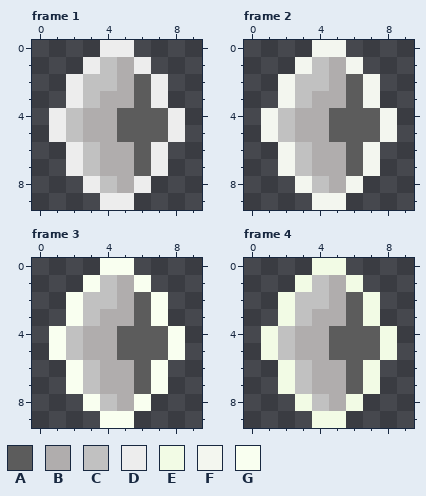
A pixel-art file gets an edit: Art/misc/portals/portal_idle.ase. Above: the version before the commit.
10x10 pixels, 7 frames. Colours within 5 levels of each other are drawn and written as one. Shown: frame 1, frame 2, frame 3, frame 4. The commit also changed other frames, which this record leaves out.
Palette (. is transparent): A #5c5c5c  B #b0adad  C #c1c1c1  D #ededed  E #f2fbe5  F #f3f6ef  G #f9fff0
After:
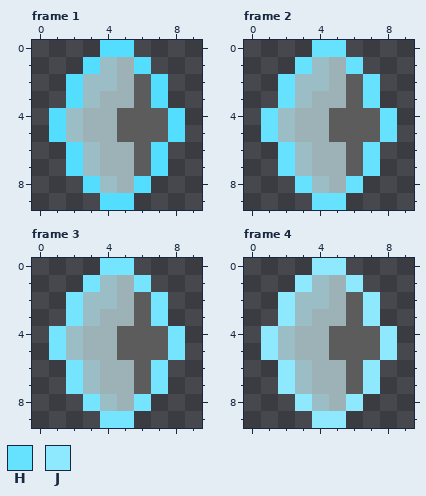
Colours new in this view: H #66e2ff  J #8ee9ff
Diff:
layer "Layer" now hidden
layer "blue_going" added
Colour B changes from #b0adad to #9cb2b7.
Colour C changes from #c1c1c1 to #9bbdc5.
Colour D changes from #ededed to #53deff.
Colour G changes from #f9fff0 to #75e5ff.
Frame 2, layer "blue_going":
The edit turns colour F into colour H in row 0 at x 4 to 5; in row 1 at x 3 and 6; in rows 2 to 3 at x 2 and 7; in rows 4 to 5 at x 1 and 8; in rows 6 to 7 at x 2 and 7; in row 8 at x 3 and 6.
The edit turns colour F into colour H in row 9 at x 4 to 5.
Frame 4, layer "blue_going":
The edit turns colour E into colour J in row 0 at x 4 to 5; in row 1 at x 3 and 6; in rows 2 to 3 at x 2 and 7; in rows 4 to 5 at x 1 and 8; in rows 6 to 7 at x 2 and 7; in row 8 at x 3 and 6.
The edit turns colour E into colour J in row 9 at x 4 to 5.
